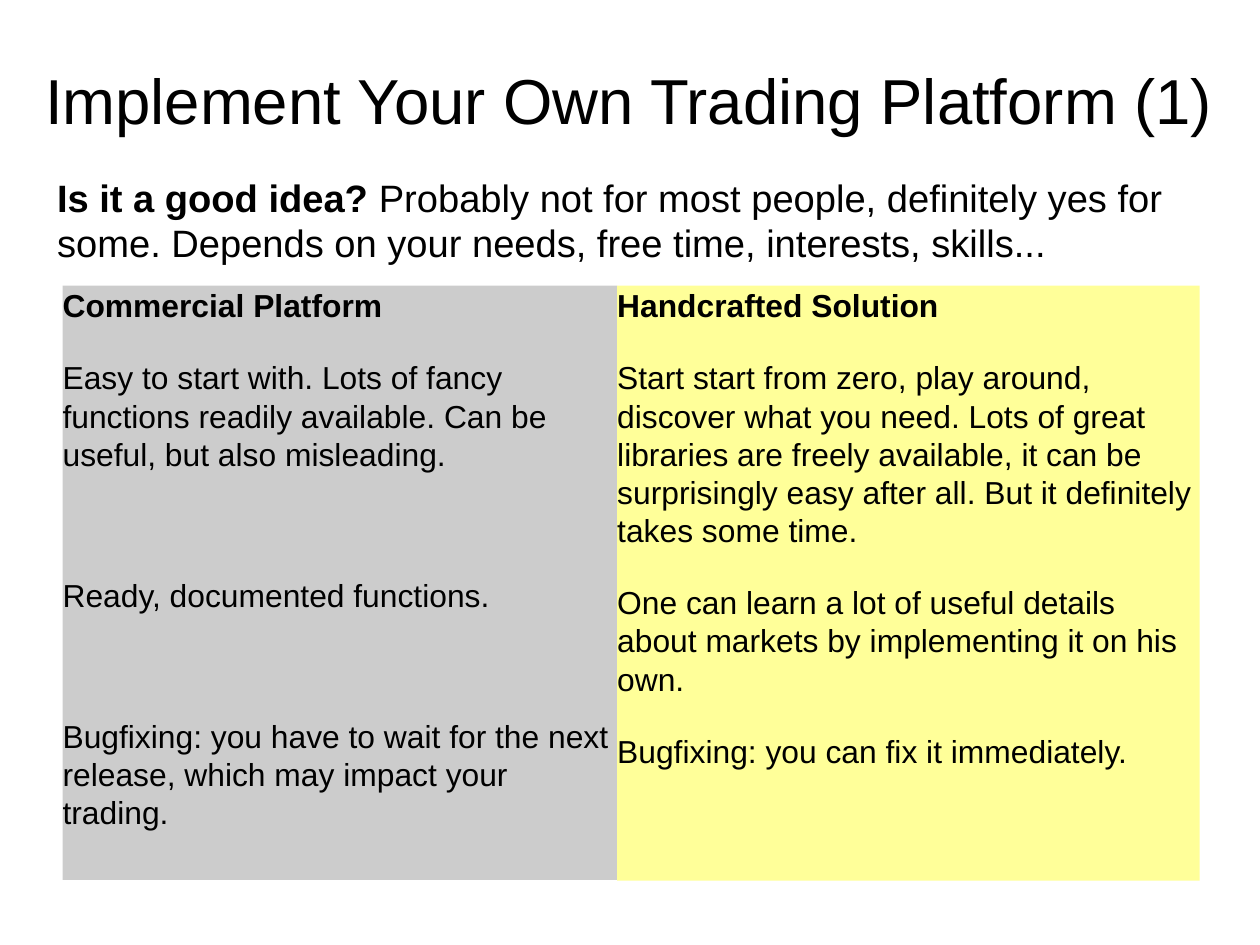
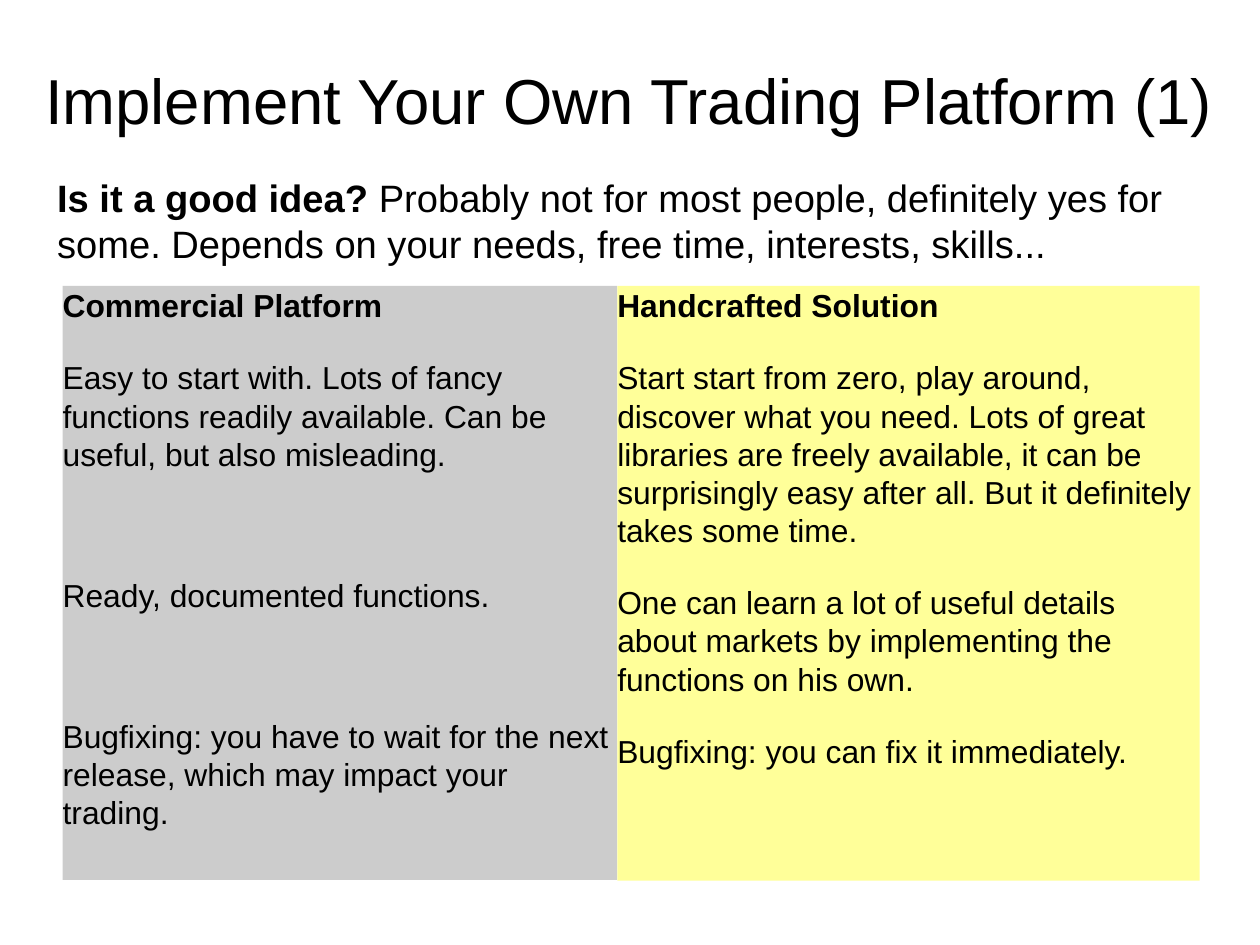
Before and after one commit to jan-x-marek/sandbox, a slide deck: slide 18 of doc/algo_trading.pptx. Drawn at 1260x945 pixels with LibreOffice and Linux fonts; fonts in the diff are those of the drawing. Boxes give left, top, right and bottom in pixels: in the first picture for what was removed or moved away, otherwise in the second. Text is boxed around its words. In the diff, an @@ line names an element or a change of style, - is before the commit and + after.

```diff
--- a/doc/algo_trading.pptx
+++ b/doc/algo_trading.pptx
@@ text in rectangle at (x1=617, y1=591, x2=1115, y2=692): text changed @@
-One can learn a lot of useful details about markets by implementing it on his own.
+One can learn a lot of useful details about markets by implementing the functions on his own.
```
Also in this commit, not shown: 3 other slides changed.
